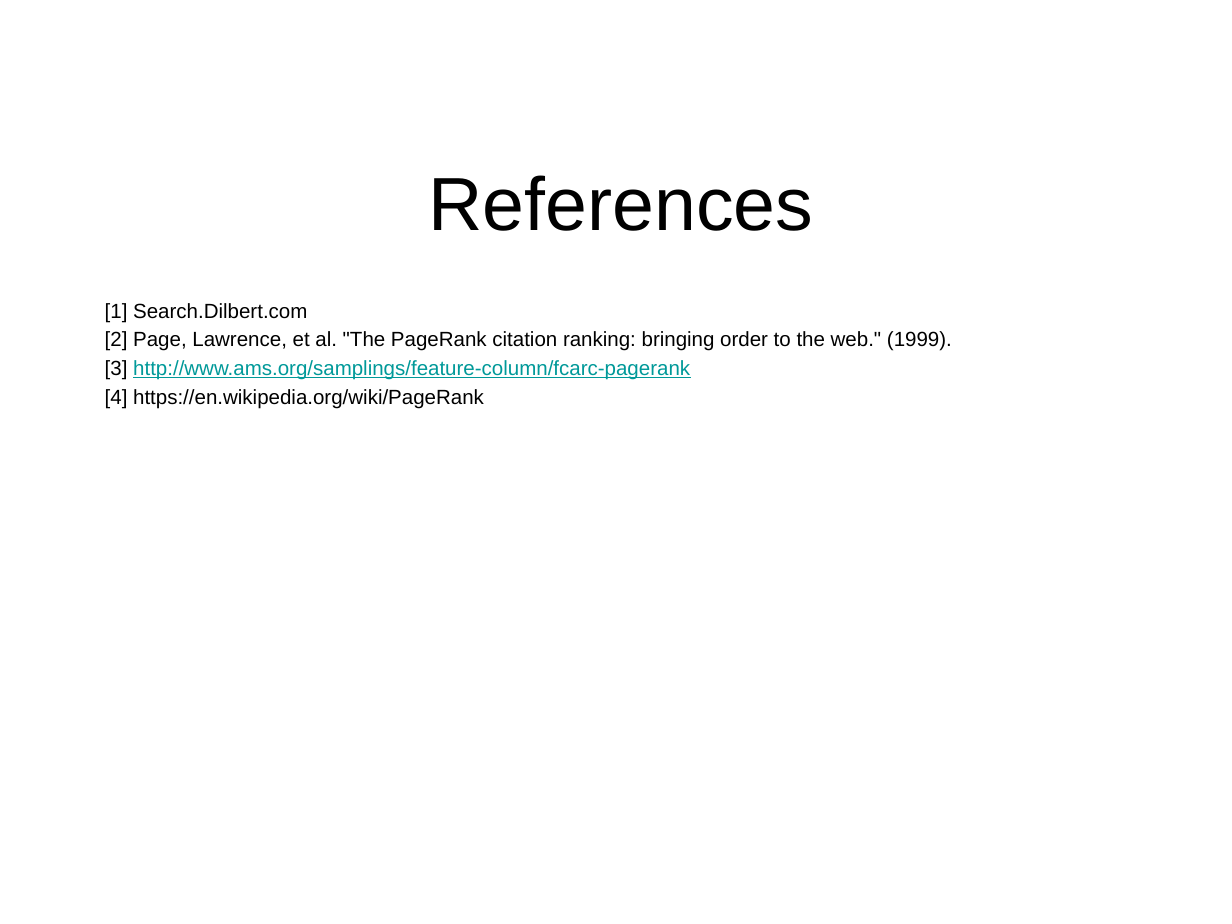
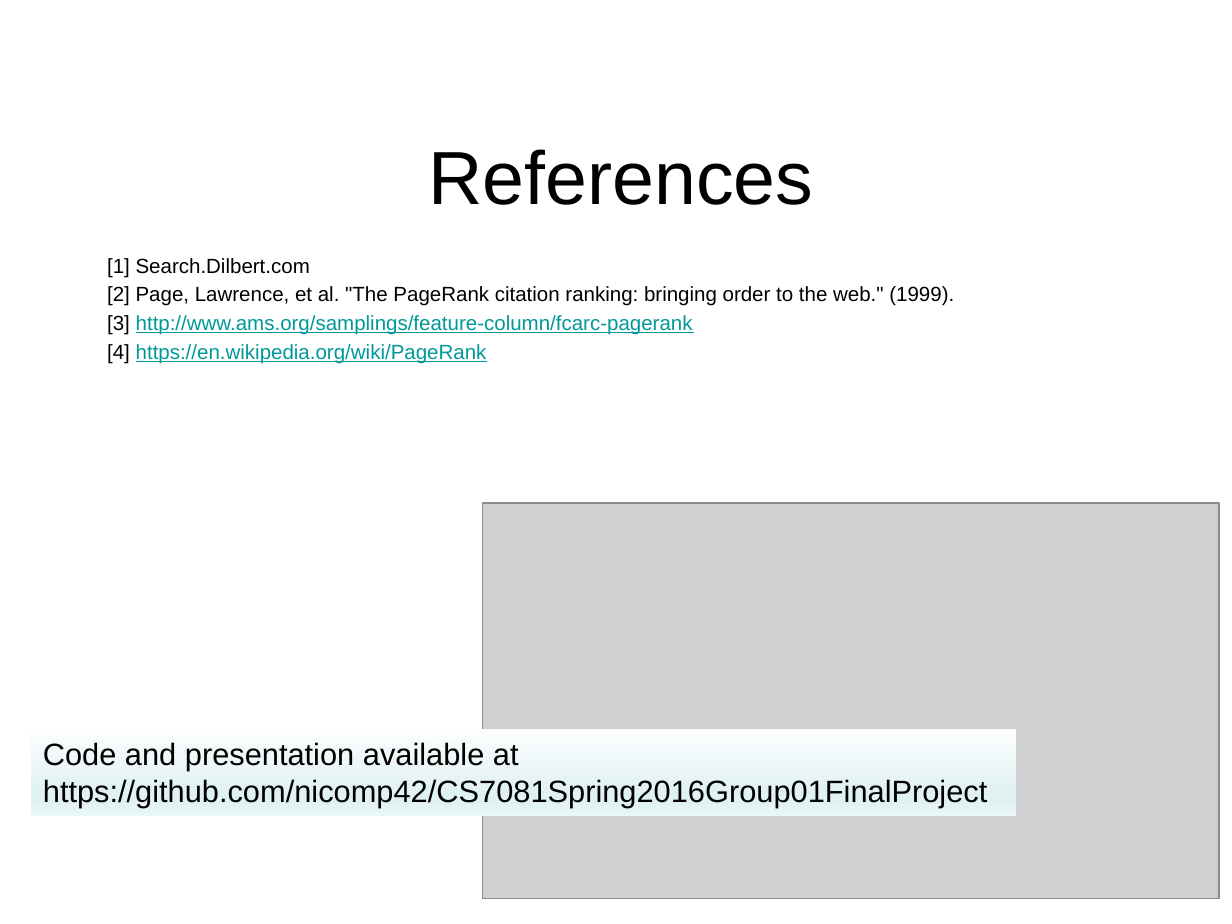
Before and after one commit to nicomp42/CS7081Spring2016Group01FinalProject, a slide deck: slide 11 of Team 01 Final Project.pptx (slide 8 before the commit). Drawn at 1232x924 pixels with LibreOffice and Linux fonts; fonts in the diff are those of the drawing; grey boxes stand for pictures; background and template pictures are left out. Boxes give left, top, right and bottom in pixels: in the first picture for what was removed or moved away, otherwise in the second. Text is boxed around its words. In the diff, an @@ line names an element or a change of style, - is before the commit and + after.

Commit message:
Working on the slides

```diff
--- a/Team 01 Final Project.pptx
+++ b/Team 01 Final Project.pptx
@@ title "References": place and size @@
-title "References" at (428,175,813,231)
+title "References" at (428,149,813,205)
@@ text "[1] Search.Dilbert.com": place and size @@
-text "[1] Search.Dilbert.com" at (105,303,952,409)
+text "[1] Search.Dilbert.com" at (107,258,954,364)
@@ text at (107,344,487,364): text colour #000000 to #009999, underline on in "https://en.wikipedia.org/wiki/PageRank" @@
@@ picture added at (483,503,1220,898) @@
@@ rectangle added at (31,729,1016,817), fill gradient #FCFDFE to #E0F1F2 to #EBF6F7, 18 pt, text #000000 @@
+Code and presentation available at https://github.com/nicomp42/CS7081Spring2016Group01FinalProject
```
Also in this commit, not shown: 2 other slides changed, 4 slides added, 1 slide removed, 2 other files.
